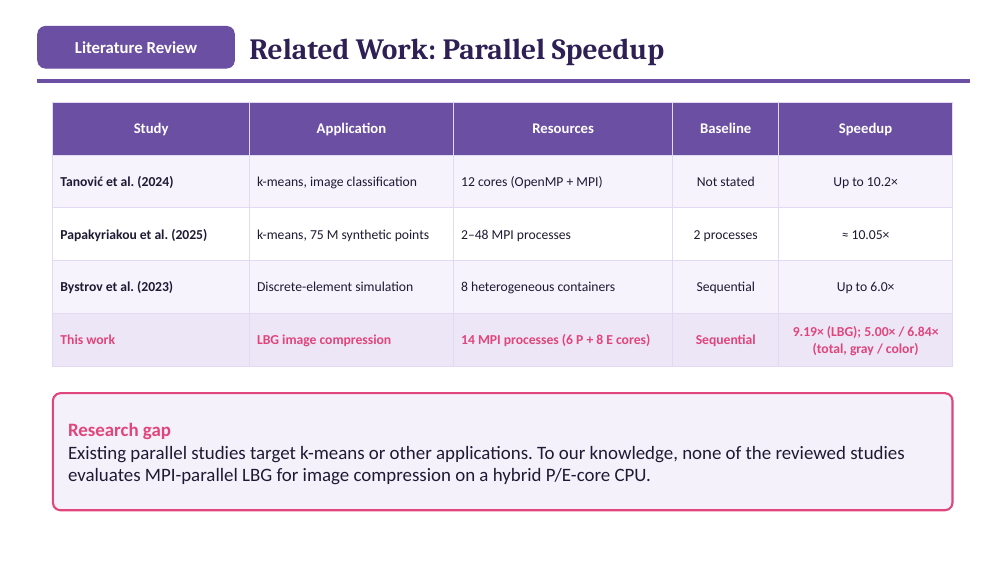
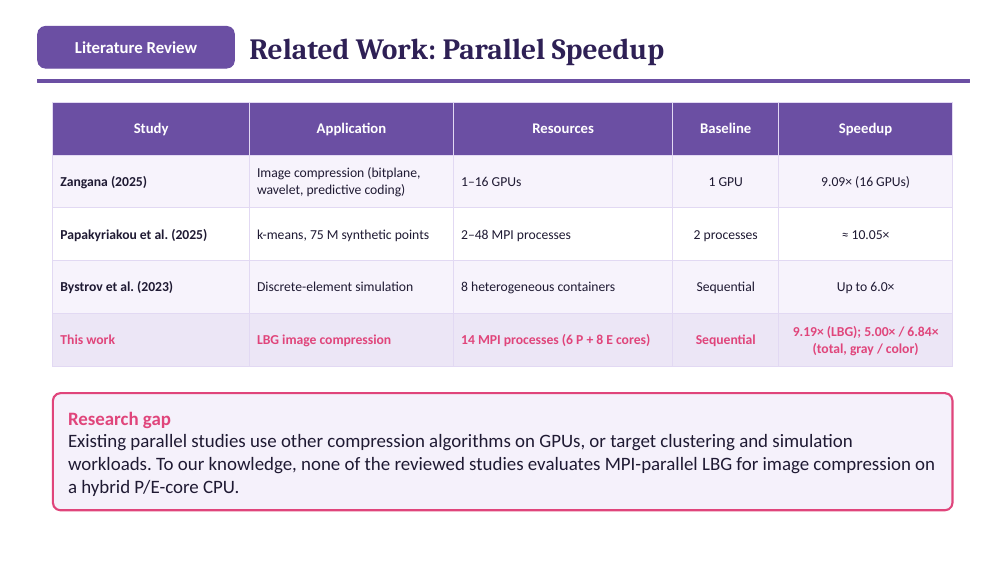
Before and after one commit to ibtihal-cpu/mihk, a slide deck: slide 7 of results/seminar/figs/Seminar_Ibtihal_FINAL.pptx. Drawn at 1008x567 pixels with LibreOffice and Linux fonts; fonts in the diff are those of the drawing. Boxes give left, top, right and bottom in pixels: in the first picture for what was removed or moved away, otherwise in the second. Text is boxed around its words. In the diff, an @@ line names an element or a change of style, - is before the commit and + after.

```diff
--- a/results/seminar/figs/Seminar_Ibtihal_FINAL.pptx
+++ b/results/seminar/figs/Seminar_Ibtihal_FINAL.pptx
@@ table at <box>53,102,953,360</box> @@
-row 2: Tanović et al. (2024) | k-means, image classification | 12 cores (OpenMP + MPI) | Not stated | Up to 10.2×
+row 2: Zangana (2025) | Image compression (bitplane, wavelet, predictive coding) | 1–16 GPUs | 1 GPU | 9.09× (16 GPUs)
@@ text at <box>68,434,935,496</box>: text changed @@
-Existing parallel studies target k-means or other applications. To our knowledge, none of the reviewed studies evaluates MPI-parallel LBG for image compression on a hybrid P/E-core CPU.
+Existing parallel studies use other compression algorithms on GPUs, or target clustering and simulation workloads. To our knowledge, none of the reviewed studies evaluates MPI-parallel LBG for image compression on a hybrid P/E-core CPU.
```
Also in this commit, not shown: 1 other slide changed, 2 other files.
